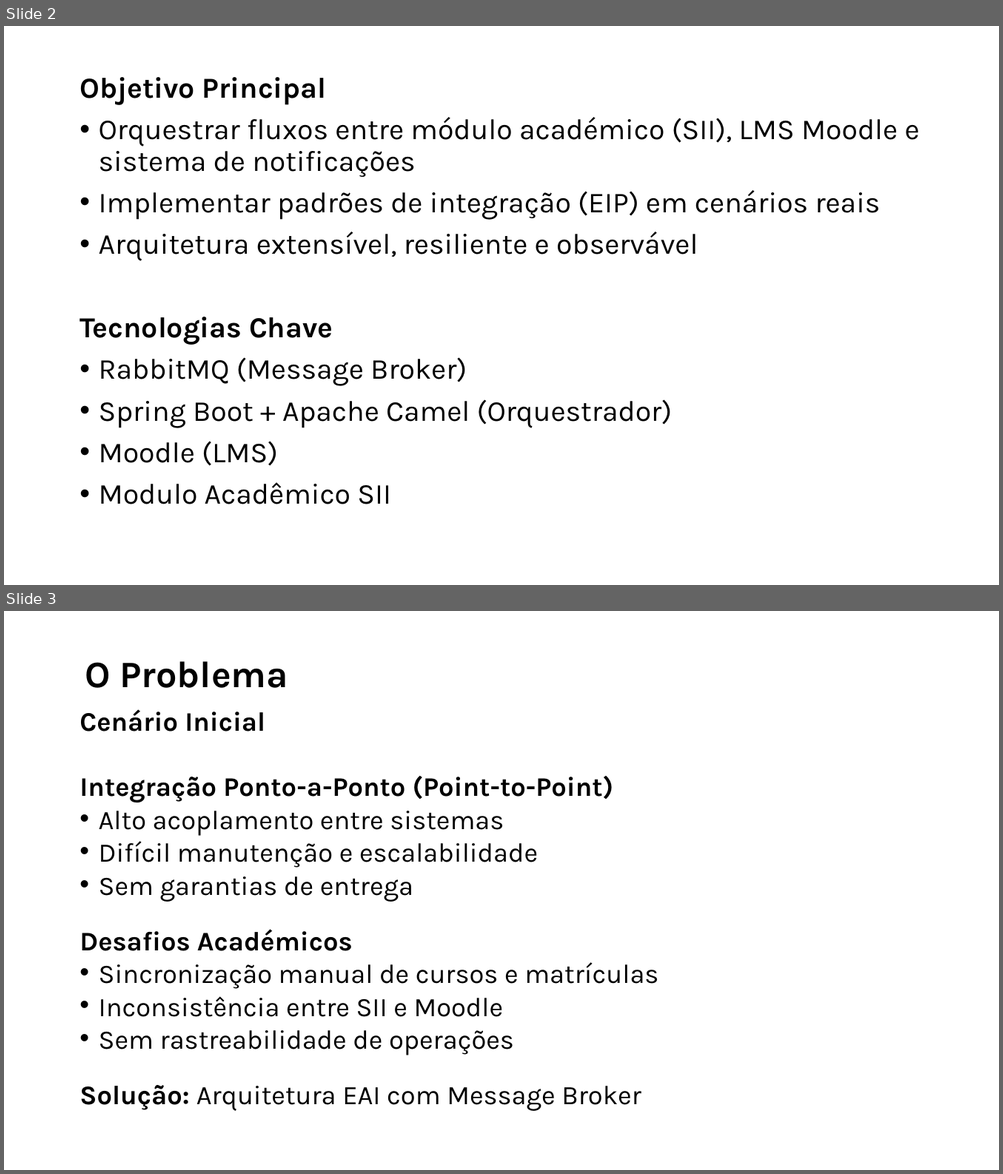
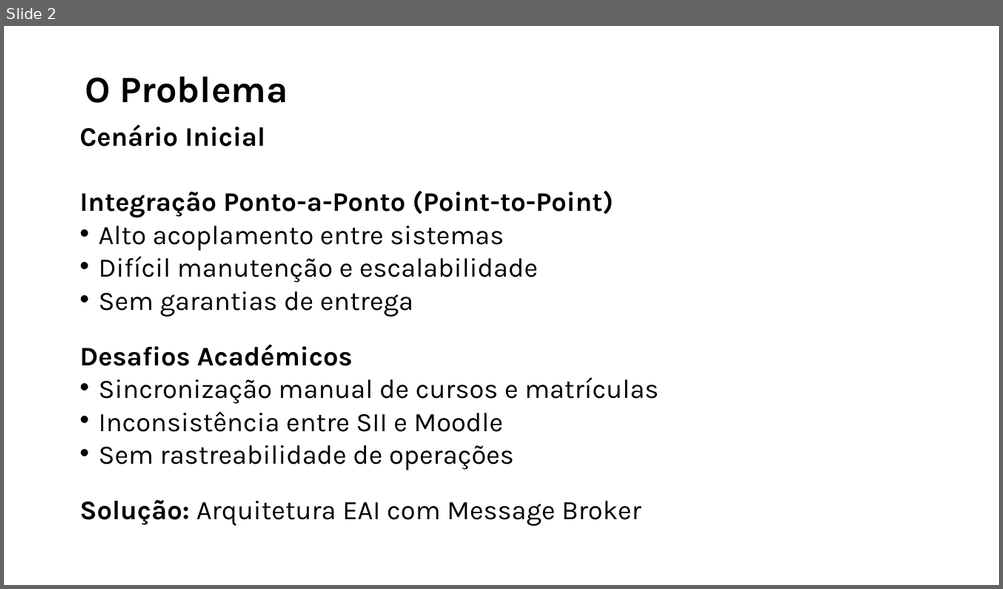
Before and after one commit to tinunr/mei-ids, a slide deck: Apresentação.pptx. Shown one above the other, each under a label of ours: slides 2 and 3 before the commit, slide 2 after it. The pictures are 1003x1174 and 1003x589 pixels, drawn with LibreOffice and Linux fonts; fonts in the diff are those of the drawing. Boxes give left, top, right and bottom in pixels: in the first picture for what was removed or moved away, otherwise in the second. Text is boxed around its words. In the diff, an @@ line names an element or a change of style, - is before the commit and + after.

```diff
--- a/Apresentação.pptx
+++ b/Apresentação.pptx
@@ slide 2 removed at (4, 26, 999, 585), background #FFFFFF @@
@@ text removed at (79, 77, 919, 505) @@
-Objetivo Principal
-• Orquestrar fluxos entre módulo académico (SII), LMS Moodle e sistema de notificações
-• Implementar padrões de integração (EIP) em cenários reais
-• Arquitetura extensível, resiliente e observável
-Tecnologias Chave
-• RabbitMQ (Message Broker)
-• Spring Boot + Apache Camel (Orquestrador)
-• Moodle (LMS)
-• Modulo Acadêmico SII
@@ what was slide 3 is now slide 2 @@
```
Also in this commit, not shown: 1 slide changed, 1 slide added, 5 other slides removed, 3 other files.
